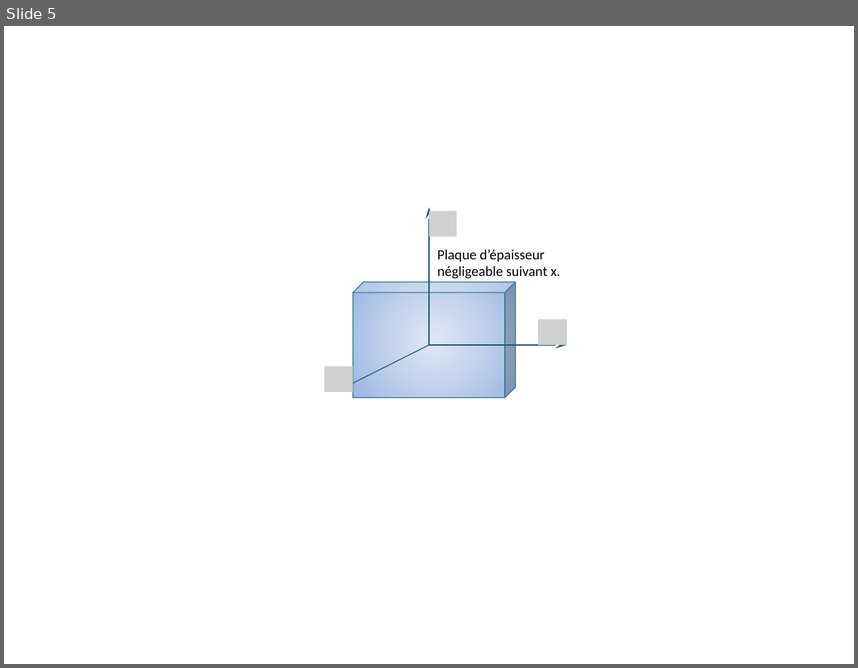
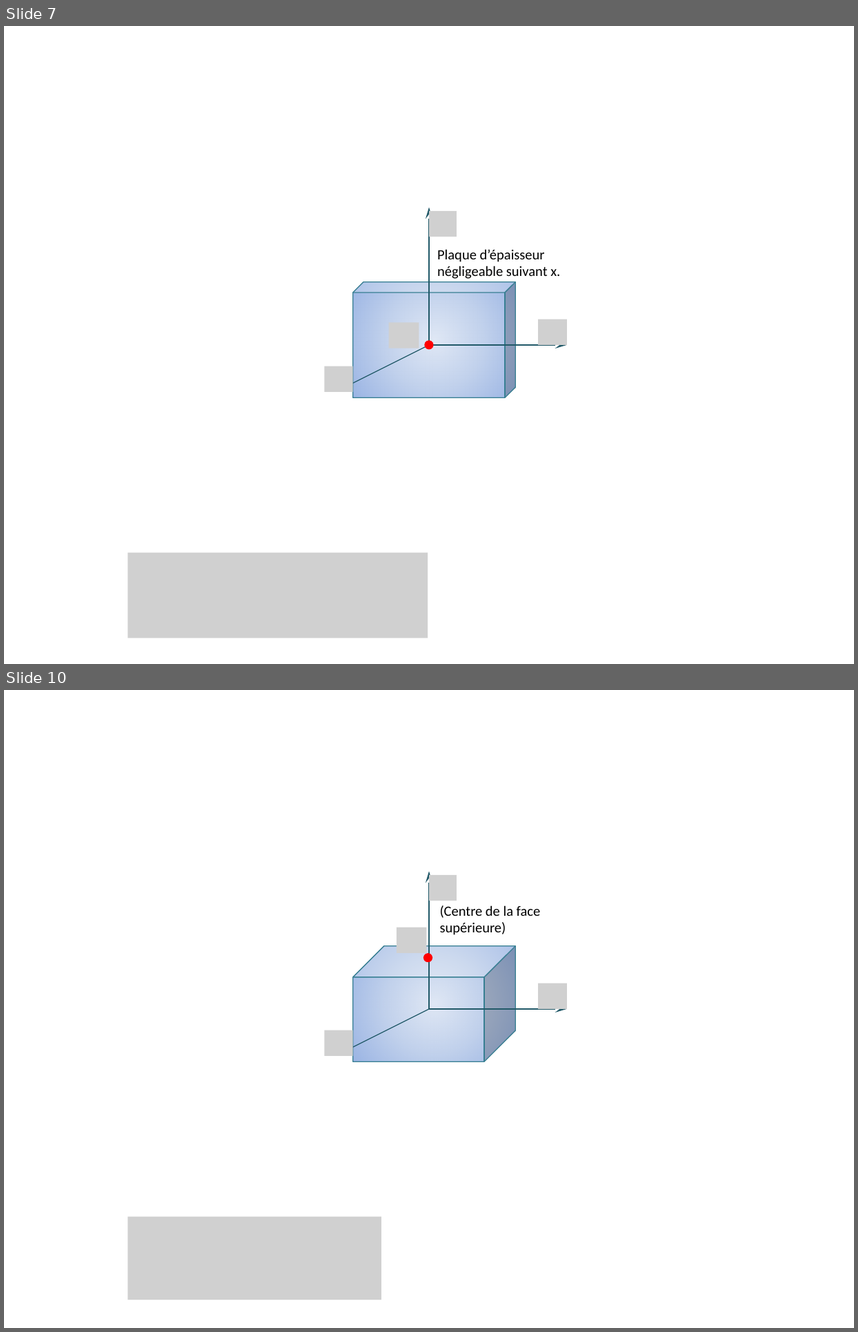
Before and after one commit to xpessoles/Cy_04_PSI_ModelisationDynamique, a slide deck: Chapitre_02_GeometrieMasses/QCM_Matrices/QCM_Matrices.pptx. Shown one above the other, each under a label of ours: slide 5 before the commit, slides 7 and 10 after it; the slides between them are not shown. The pictures are 858x668 and 858x1332 pixels, drawn with LibreOffice and Linux fonts; fonts in the diff are those of the drawing; grey boxes stand for pictures. Boxes give left, top, right and bottom in pixels: in the first picture for what was removed or moved away, otherwise in the second. Text is boxed around its words. In the diff, an @@ line names an element or a change of style, - is before the commit and + after.

```diff
--- a/Chapitre_02_GeometrieMasses/QCM_Matrices/QCM_Matrices.pptx
+++ b/Chapitre_02_GeometrieMasses/QCM_Matrices/QCM_Matrices.pptx
@@ slide 10 added at (x1=4, y1=690, x2=854, y2=1328), background #FFFFFF @@
@@ arrow added from (429, 1009) to (429, 871), #215968 0.75 pt @@
@@ picture added at (x1=429, y1=876, x2=456, y2=901) @@
@@ text added at (x1=440, y1=905, x2=541, y2=935), 12 pt, text #000000 @@
+(Centre de la face supérieure)
@@ picture added at (x1=397, y1=927, x2=426, y2=953) @@
@@ cube added at (x1=353, y1=946, x2=516, y2=1061), fill gradient #E1E8F5 to #C2D1ED to #9AB5E4, outline #377F92 0.75 pt @@
@@ ellipse added at (x1=425, y1=954, x2=432, y2=961), fill #FF0000, outline #FF0000 2 pt @@
@@ picture added at (x1=538, y1=983, x2=567, y2=1009) @@
@@ arrow added from (429, 1009) to (335, 1056), #215968 0.75 pt @@
@@ arrow added from (429, 1009) to (567, 1009), #215968 0.75 pt @@
@@ picture added at (x1=324, y1=1030, x2=353, y2=1056) @@
@@ picture added at (x1=128, y1=1216, x2=381, y2=1299) @@
@@ what was slide 5 is now slide 7 @@
@@ slide 7 changed as well @@
@@ picture added at (x1=389, y1=323, x2=419, y2=348) @@
@@ ellipse added at (x1=426, y1=341, x2=432, y2=348), fill #FF0000, outline #FF0000 2 pt @@
@@ picture added at (x1=128, y1=552, x2=428, y2=637) @@
```
Also in this commit, not shown: 6 other slides changed, 11 other slides added, 5 other files.
